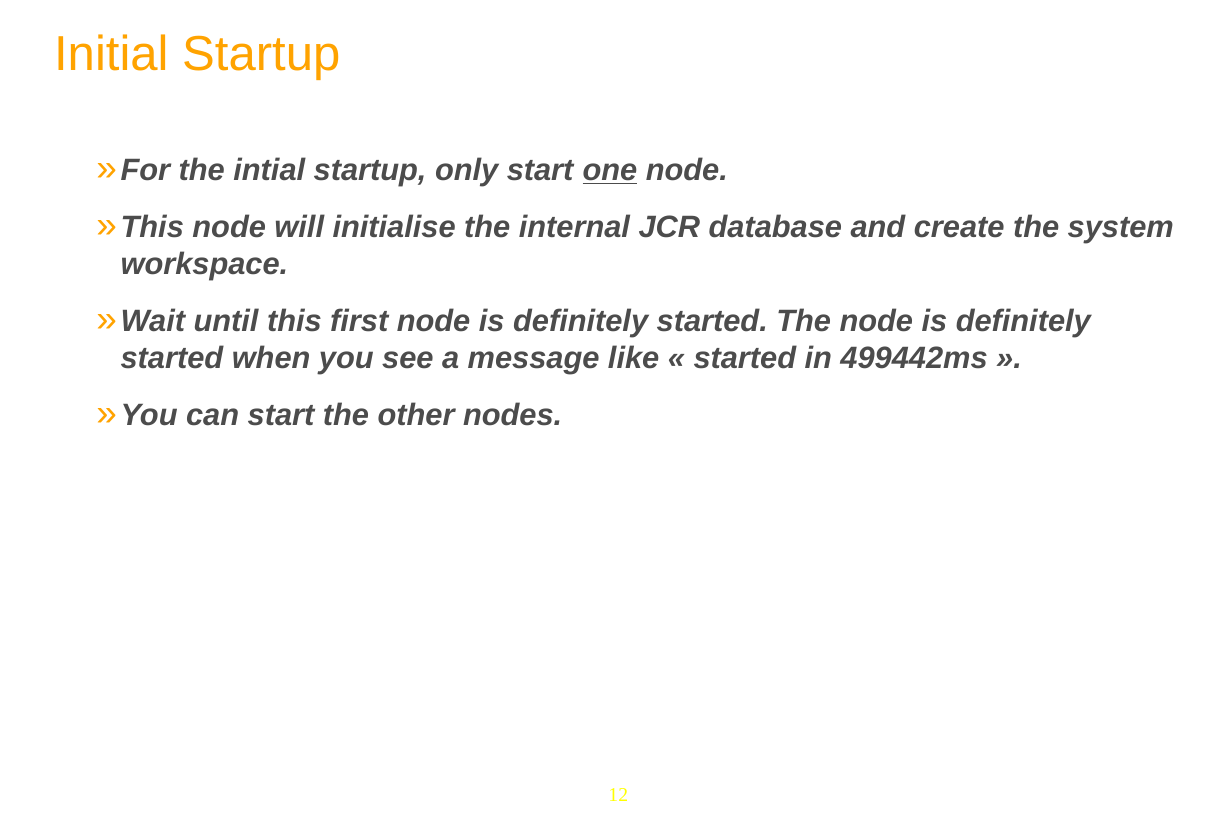
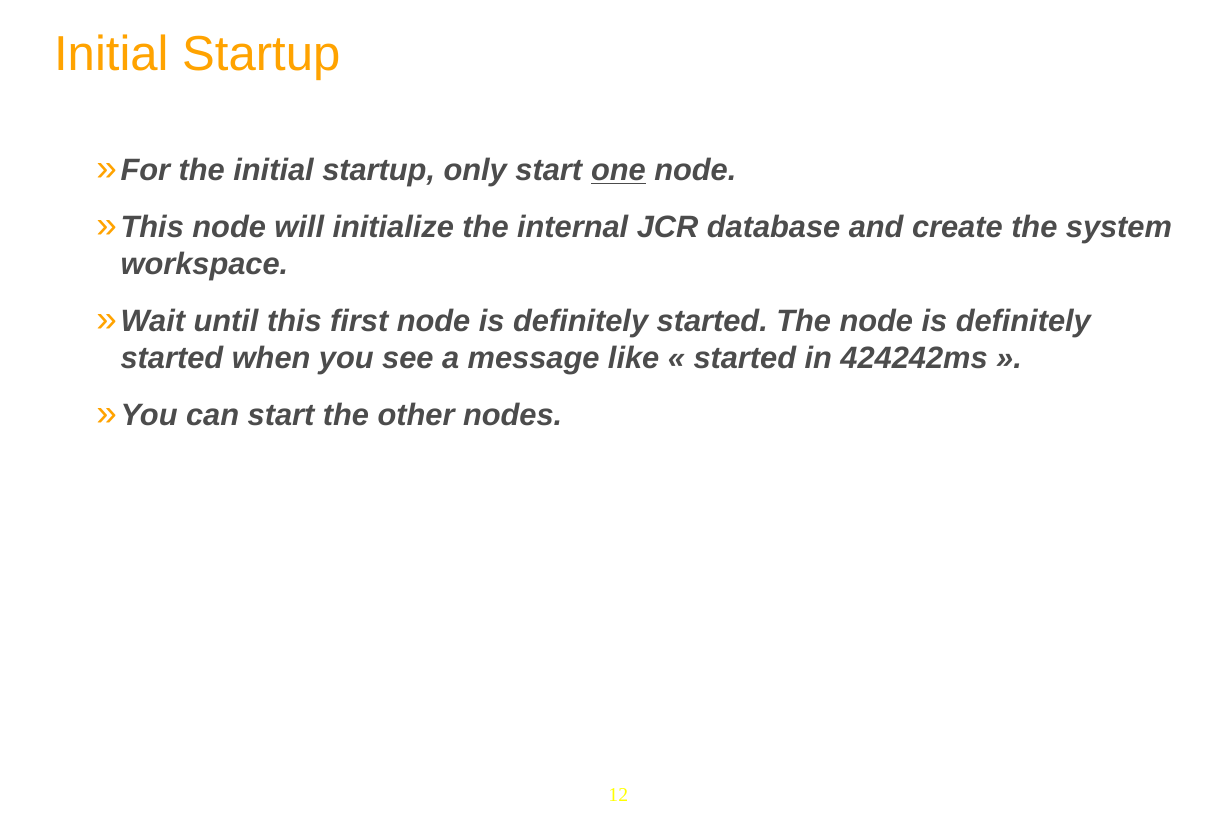
Before and after one commit to anhvurz90/training, a slide deck: slide 12 of exo-sysAdmin/950-Clustering-XSys-en.pptx. Drawn at 1232x835 pixels with LibreOffice and Linux fonts; fonts in the diff are those of the drawing; background and template pictures are left out. Boxes give left, top, right and bottom in pixels: in the first picture for what was removed or moved away, otherwise in the second. Text is boxed around its words. In the diff, an @@ line names an element or a change of style, - is before the commit and + after.

```diff
--- a/exo-sysAdmin/950-Clustering-XSys-en.pptx
+++ b/exo-sysAdmin/950-Clustering-XSys-en.pptx
@@ text at bbox=[121, 157, 1172, 373]: text changed @@
-  » For the intial startup, only start one node.
-  » This node will initialise the internal JCR database and create the system workspace.
-  » Wait until this first node is definitely started. The node is definitely started when you see a message like « started in 499442ms ».
+  » For the initial startup, only start one node.
+  » This node will initialize the internal JCR database and create the system workspace.
+  » Wait until this first node is definitely started. The node is definitely started when you see a message like « started in 424242ms ».
```
Also in this commit, not shown: 7 other slides changed, 6 other files.
